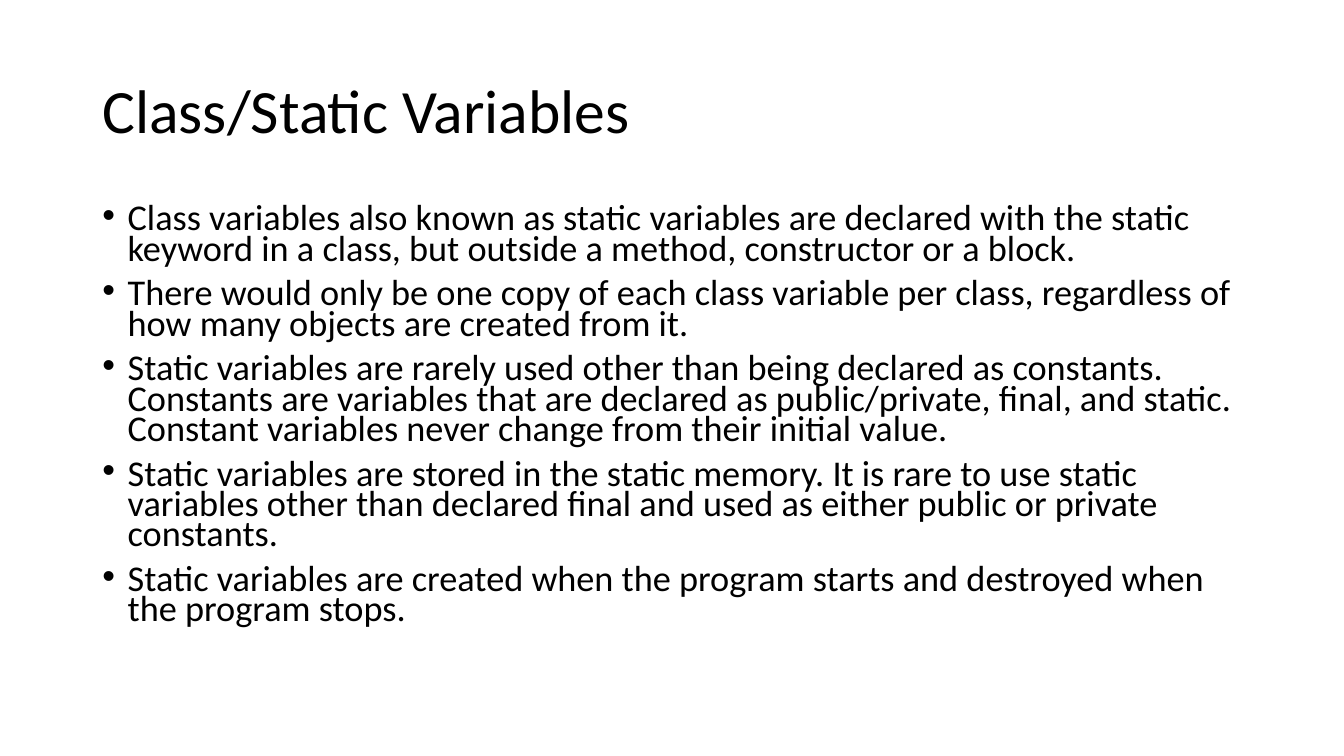
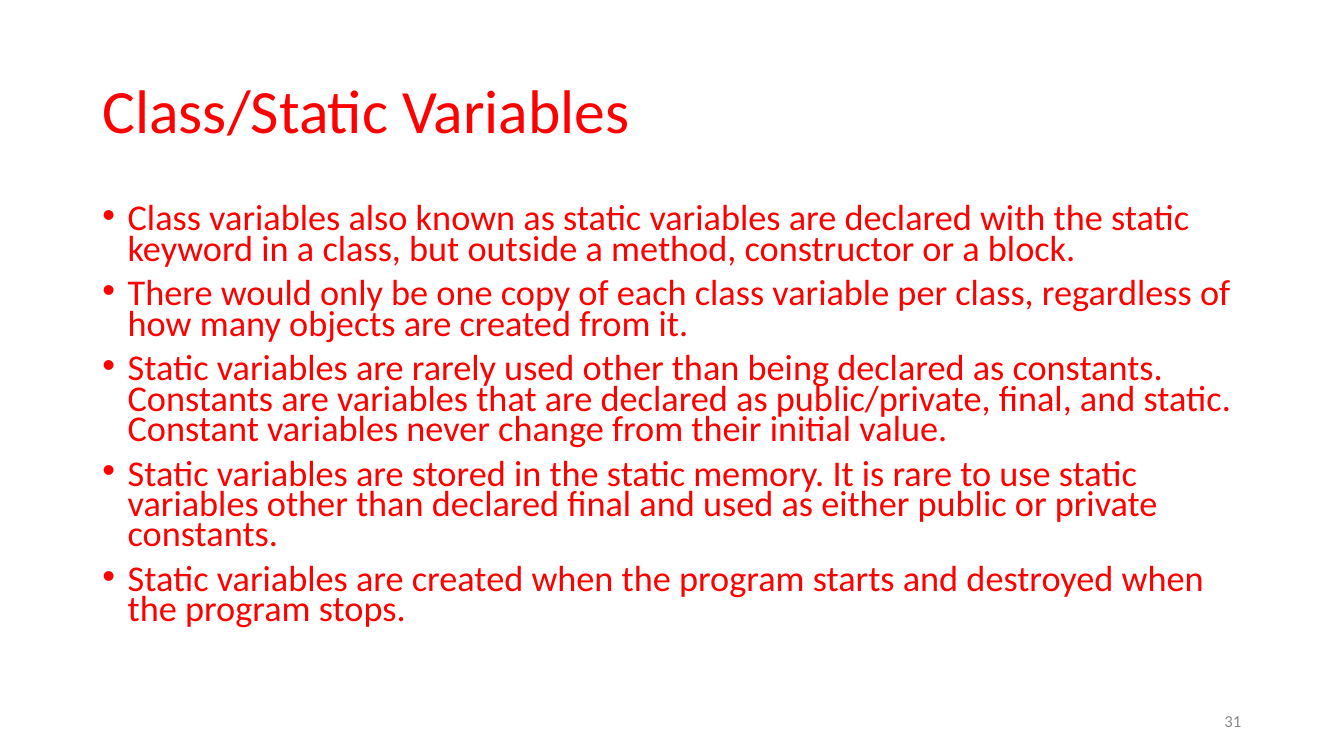
Before and after one commit to karzanosman/java, a slide deck: slide 31 of 01-Programming Fundamentals.pptx (slide 32 before the commit). Drawn at 1344x756 pixels with LibreOffice and Linux fonts; fonts in the diff are those of the drawing. Boxes give left, top, right and bottom in pixels: in the first picture for what was removed or moved away, otherwise in the second. Text is boxed around its words. In the diff, an @@ line names an element or a change of style, - is before the commit and + after.

```diff
--- a/01-Programming Fundamentals.pptx
+++ b/01-Programming Fundamentals.pptx
@@ title "Class/Static Variables" at [102,90,629,136]: text colour #000000 to #FF0000 @@
@@ text "Class variables also known as ..." at [128,204,1231,628]: text colour #000000 to #FF0000 @@
@@ page number added at [1224,716,1241,727], 12 pt, text #8C8C8C @@
+31
```
Also in this commit, not shown: 32 other slides changed, 1 slide removed, 2 other files.
